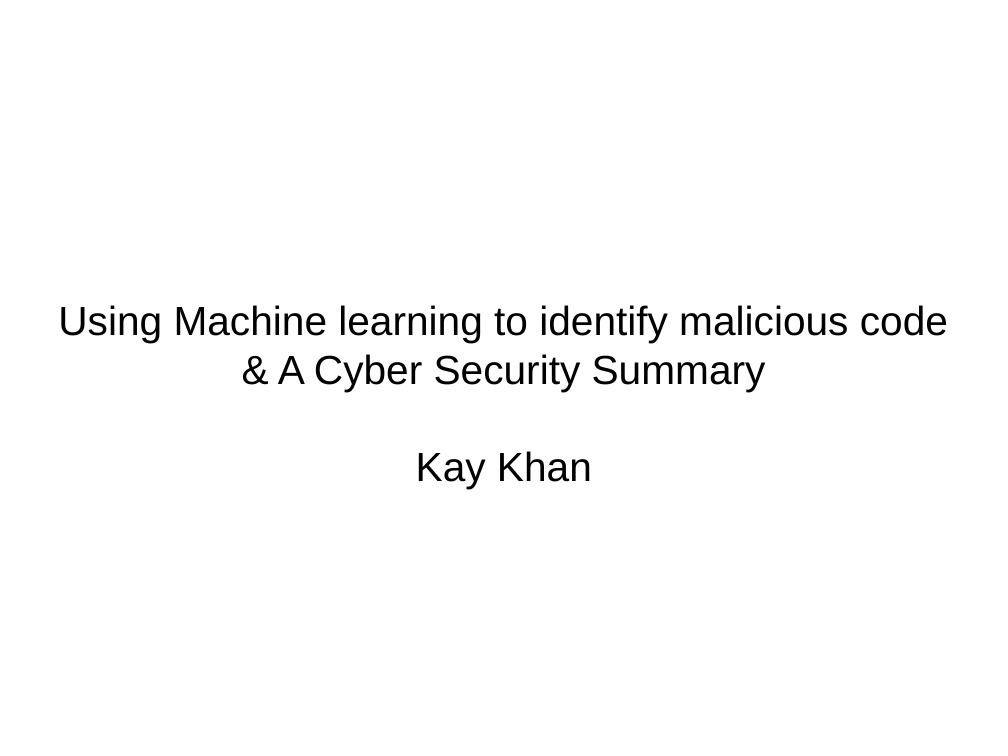
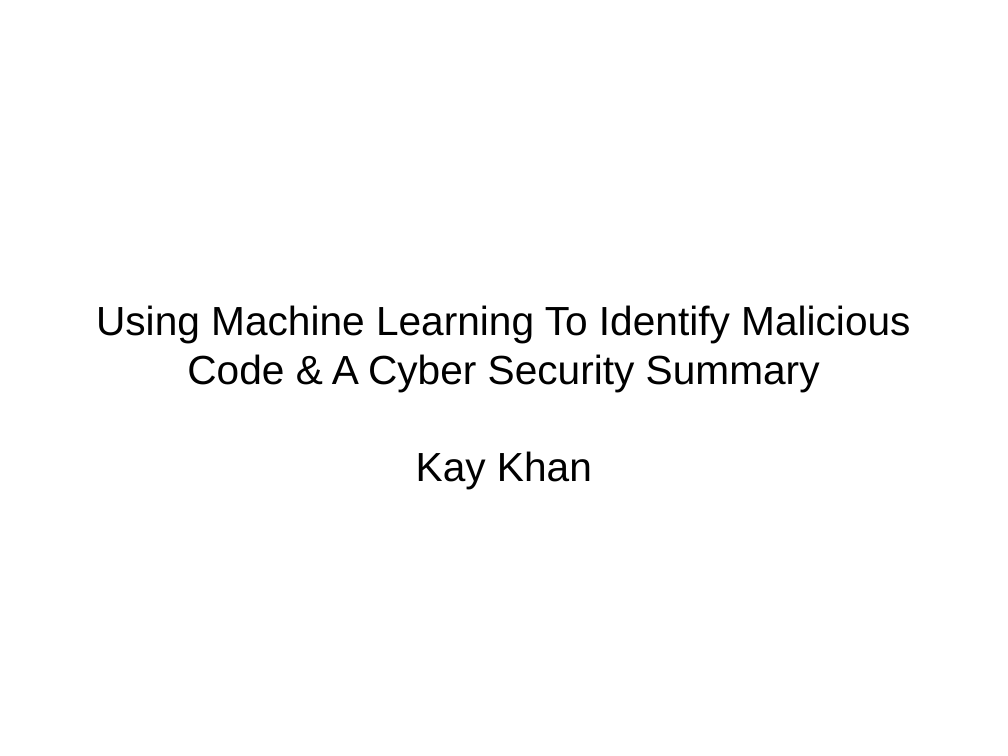
Before and after one commit to KayUOM/Project, a slide deck: slide 1 of presentation.odp. Drawn at 1008x756 pixels with LibreOffice and Linux fonts; fonts in the diff are those of the drawing. Boxes give left, top, right and bottom in pixels: in the first picture for what was removed or moved away, otherwise in the second. Text is boxed around its words. In the diff, an @@ line names an element or a change of style, - is before the commit and + after.

```diff
--- a/presentation.odp
+++ b/presentation.odp
@@ subtitle at [96, 305, 910, 391]: text changed @@
-Using Machine learning to identify malicious code & A Cyber Security Summary
+Using Machine Learning To Identify Malicious Code & A Cyber Security Summary
```
Also in this commit, not shown: 2 other slides changed, 4 slides added, 1 slide removed, 7 other files.
